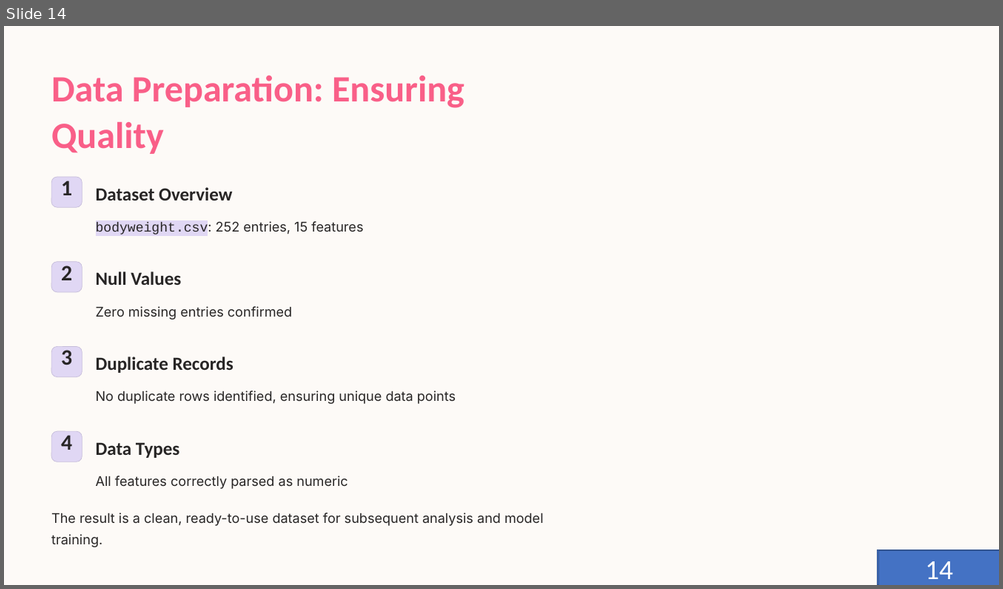
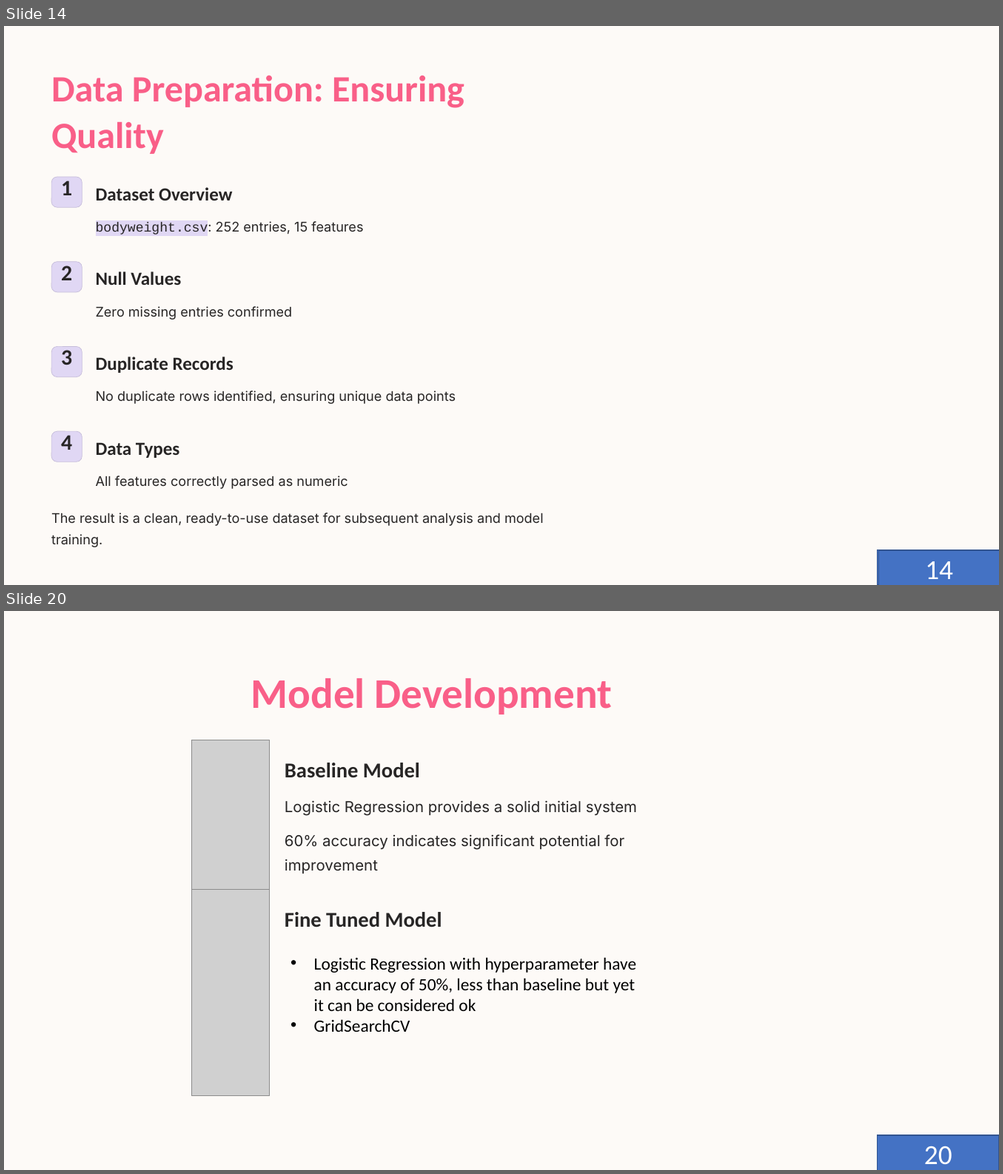
Before and after one commit to Sauri25/AI-PROJECTS, a slide deck: PROJECT 3/final.pptx. Shown one above the other, each under a label of ours: slide 14 before the commit, slides 14 and 20 after it; the slides between them are not shown. The pictures are 1003x589 and 1003x1174 pixels, drawn with LibreOffice and Linux fonts; fonts in the diff are those of the drawing; grey boxes stand for pictures; background and template pictures are left out. Boxes give left, top, right and bottom in pixels: in the first picture for what was removed or moved away, otherwise in the second. Text is boxed around its words. In the diff, an @@ line names an element or a change of style, - is before the commit and + after.

```diff
--- a/PROJECT 3/final.pptx
+++ b/PROJECT 3/final.pptx
@@ slide 20 added at <box>4,611,999,1170</box>, background #FFFFFF; not listed: 1 template element that a slide beside it also shows @@
@@ text added at <box>251,678,612,715</box>, 49 pt, text #F95F88, bold @@
+Model Development
@@ picture added at <box>192,741,269,890</box> @@
@@ text added at <box>284,763,420,778</box>, 24.5 pt, text #272525, bold @@
+Baseline Model
@@ text added at <box>284,800,637,816</box>, 17.5 pt, text #272525 @@
+Logistic Regression provides a solid initial system
@@ text added at <box>284,834,624,874</box>, 17.5 pt, text #272525 @@
+60% accuracy indicates significant potential for improvement
@@ picture added at <box>192,890,269,1096</box> @@
@@ text added at <box>284,912,442,928</box>, 24.5 pt, text #272525, bold @@
+Fine Tuned Model
@@ text added at <box>314,957,636,1032</box>, 20 pt, text #000000 @@
+• Logistic Regression with hyperparameter have an accuracy of 50%, less than baseline but yet it can be considered ok
+• GridSearchCV
@@ rectangle added at <box>876,1135,999,1170</box>, fill #4472C4, outline #325491 1 pt @@
@@ rectangle added at <box>876,1136,999,1170</box>, fill #4472C4, outline #325491 1 pt, 32 pt, text #FFFFFF @@
+20
```
Also in this commit, not shown: 14 slides changed, 3 other slides added, 2 slides removed, 12 other files.
